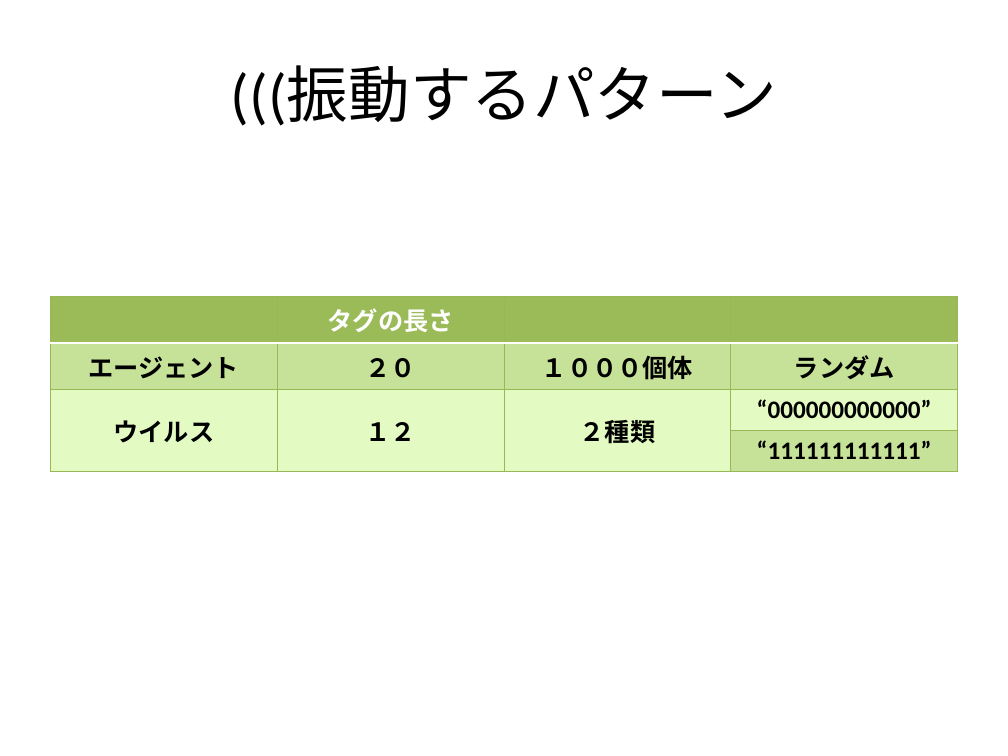
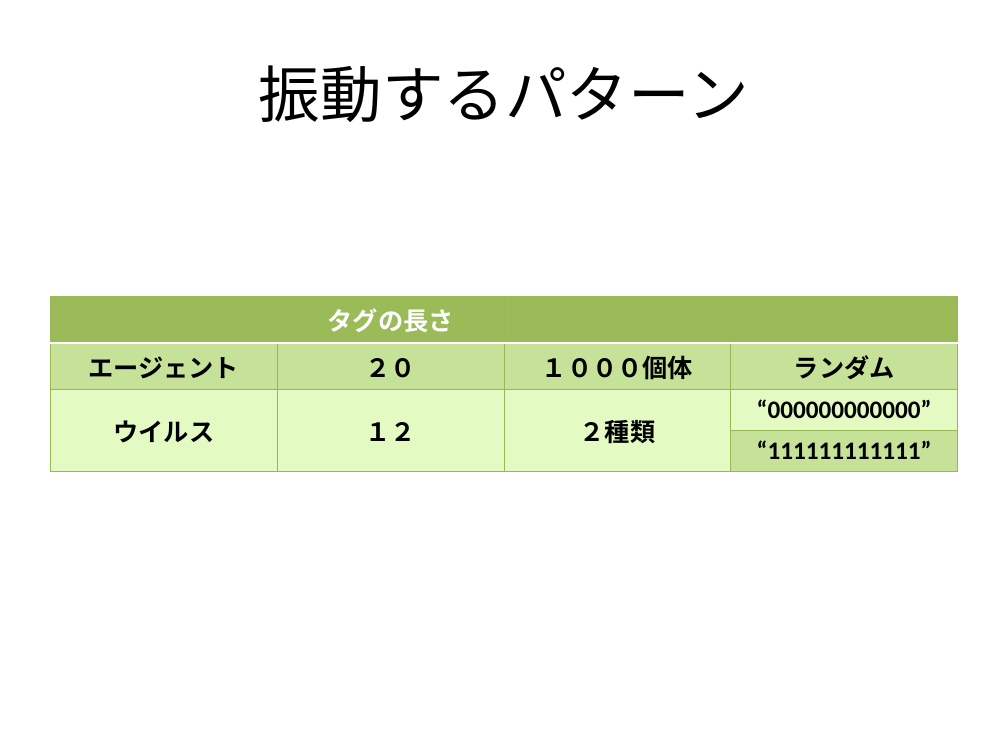
Before and after one commit to nkud/Research-BB, a slide deck: slide 14 of PPT/卒業研究.pptx (slide 15 before the commit). Drawn at 1008x756 pixels with LibreOffice and Linux fonts; fonts in the diff are those of the drawing. Boxes give left, top, right and bottom in pixels: in the first picture for what was removed or moved away, otherwise in the second. Text is boxed around its words. In the diff, an @@ line names an element or a change of style, - is before the commit and + after.

```diff
--- a/PPT/卒業研究.pptx
+++ b/PPT/卒業研究.pptx
@@ title at <box>259,65,749,122</box>: text changed @@
-(((振動するパターン
+振動するパターン
```
Also in this commit, not shown: 4 other slides changed.
